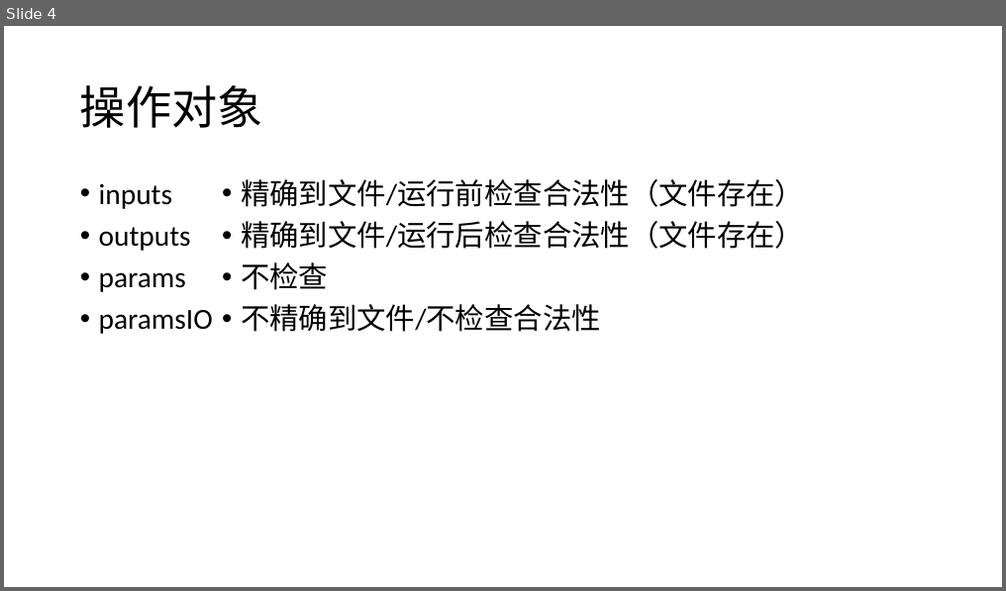
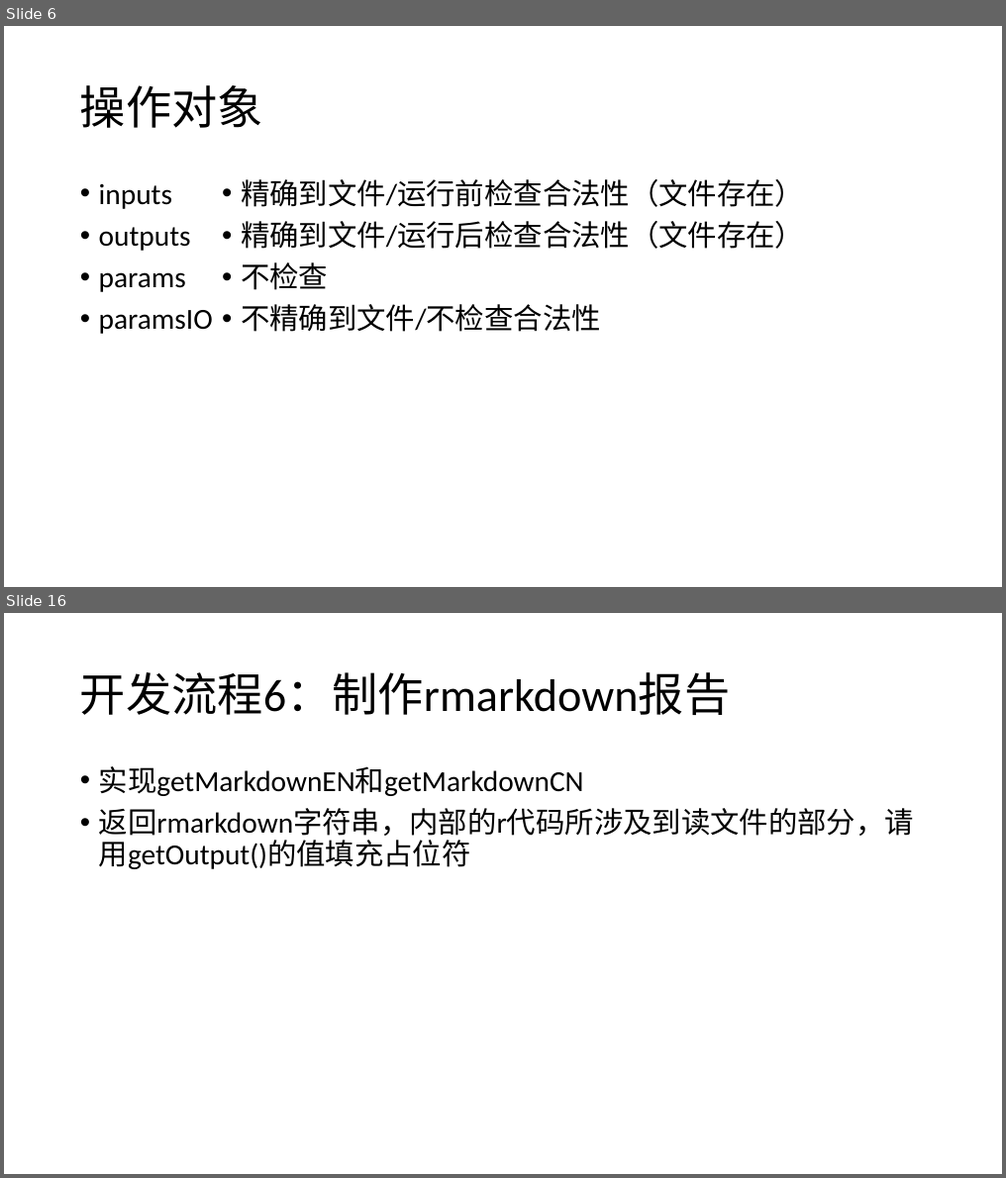
Before and after one commit to chansigit/HCAChina-Doc, a slide deck: 施工文档/开发文档/HCA-China Pipeline Framework 魏征.pptx. Shown one above the other, each under a label of ours: slide 4 before the commit, slides 6 and 16 after it; the slides between them are not shown. The pictures are 1006x591 and 1006x1178 pixels, drawn with LibreOffice and Linux fonts; fonts in the diff are those of the drawing. Boxes give left, top, right and bottom in pixels: in the first picture for what was removed or moved away, otherwise in the second. Text is boxed around its words. In the diff, an @@ line names an element or a change of style, - is before the commit and + after.

Commit message:
update 开发文档

```diff
--- a/施工文档/开发文档/HCA-China Pipeline Framework 魏征.pptx
+++ b/施工文档/开发文档/HCA-China Pipeline Framework 魏征.pptx
@@ slide 16 added at box(4, 613, 1002, 1174), background #FFFFFF @@
@@ title added at box(80, 672, 730, 715), 44 pt, text #000000 @@
+开发流程6：制作rmarkdown报告
@@ text added at box(99, 766, 914, 869), 28 pt, text #000000 @@
+• 实现getMarkdownEN和getMarkdownCN
+• 返回rmarkdown字符串，内部的r代码所涉及到读文件的部分，请用getOutput()的值填充占位符
@@ what was slide 4 is now slide 6 @@
```
Also in this commit, not shown: 10 other slides added, 1 slide removed.
